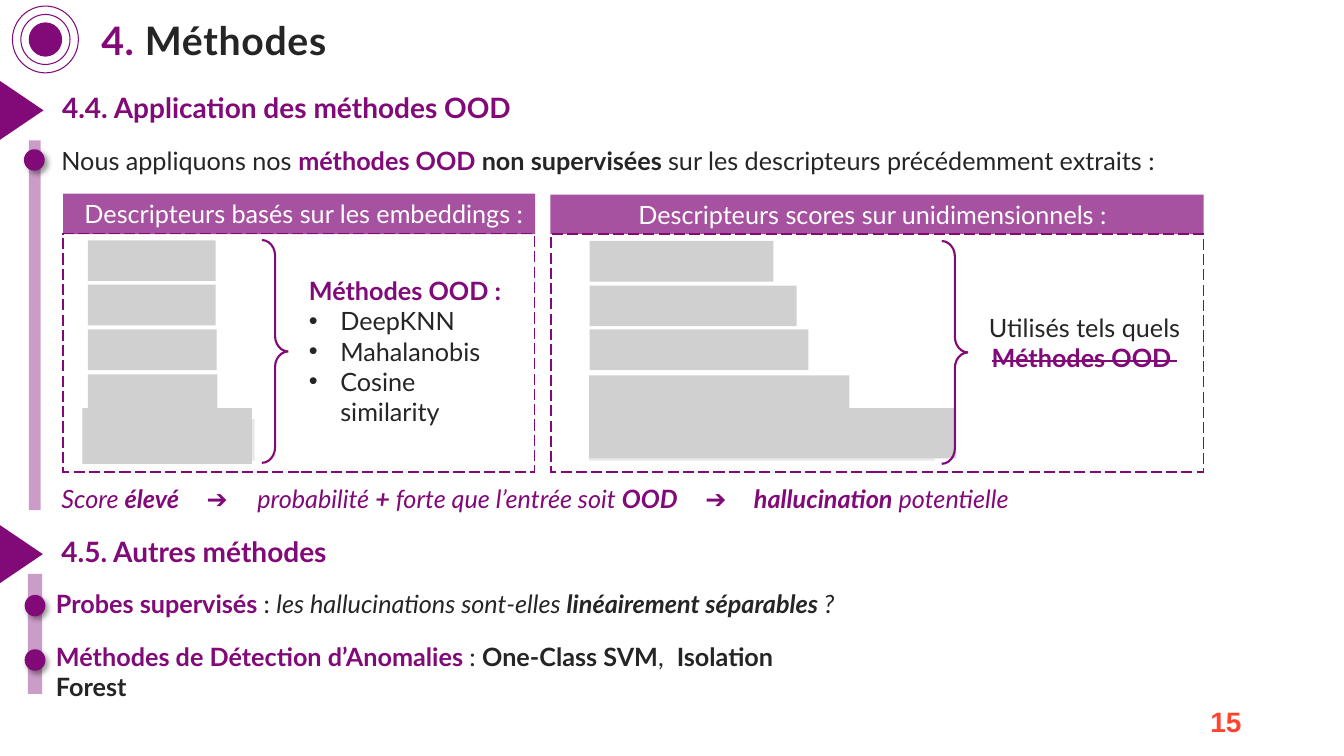
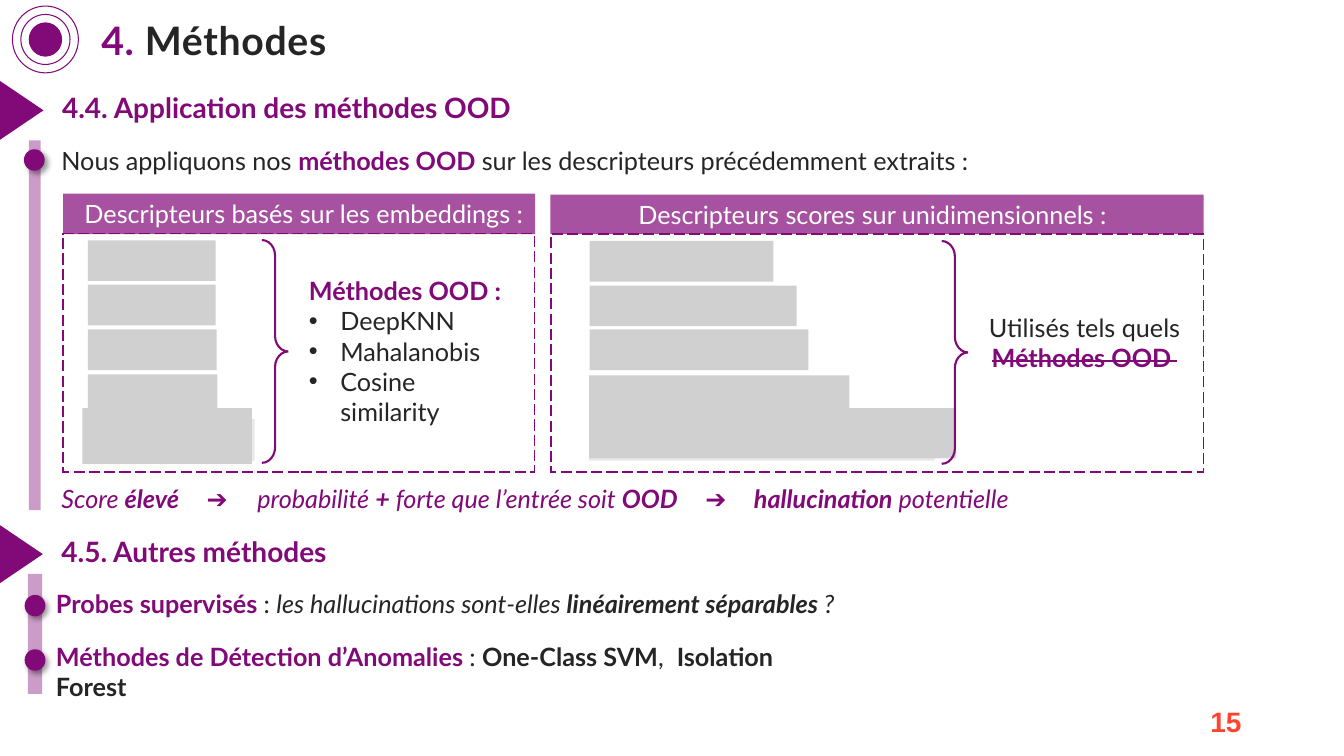
Before and after one commit to LilaR66/ood_for_hallucination_detection, a slide deck: slide 15 of submissions/Roig_Lila_Presentation_Stage_MVA.pptx. Drawn at 1344x756 pixels with LibreOffice and Linux fonts; fonts in the diff are those of the drawing; grey boxes stand for pictures; background and template pictures are left out. Boxes give left, top, right and bottom in pixels: in the first picture for what was removed or moved away, otherwise in the second. Text is boxed around its words. In the diff, an @@ line names an element or a change of style, - is before the commit and + after.

```diff
--- a/submissions/Roig_Lila_Presentation_Stage_MVA.pptx
+++ b/submissions/Roig_Lila_Presentation_Stage_MVA.pptx
@@ text at box(61, 151, 955, 175): text changed @@
-Nous appliquons nos méthodes OOD non supervisées sur les descripteurs précédemment extraits :
+Nous appliquons nos méthodes OOD sur les descripteurs précédemment extraits :
```
Also in this commit, not shown: 4 other slides changed, 1 other file.
